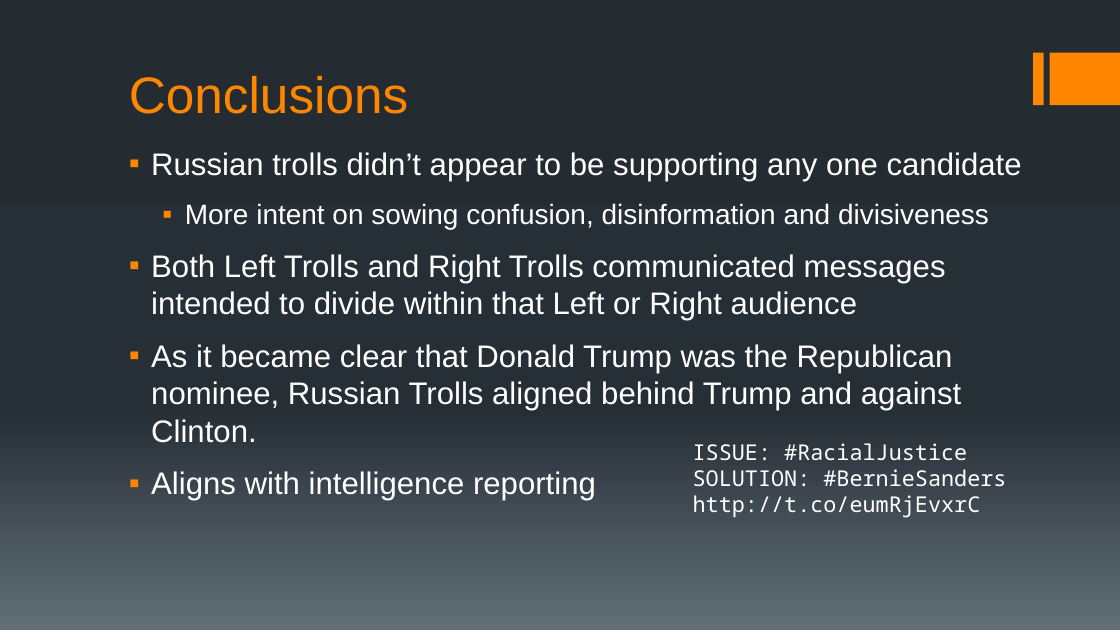
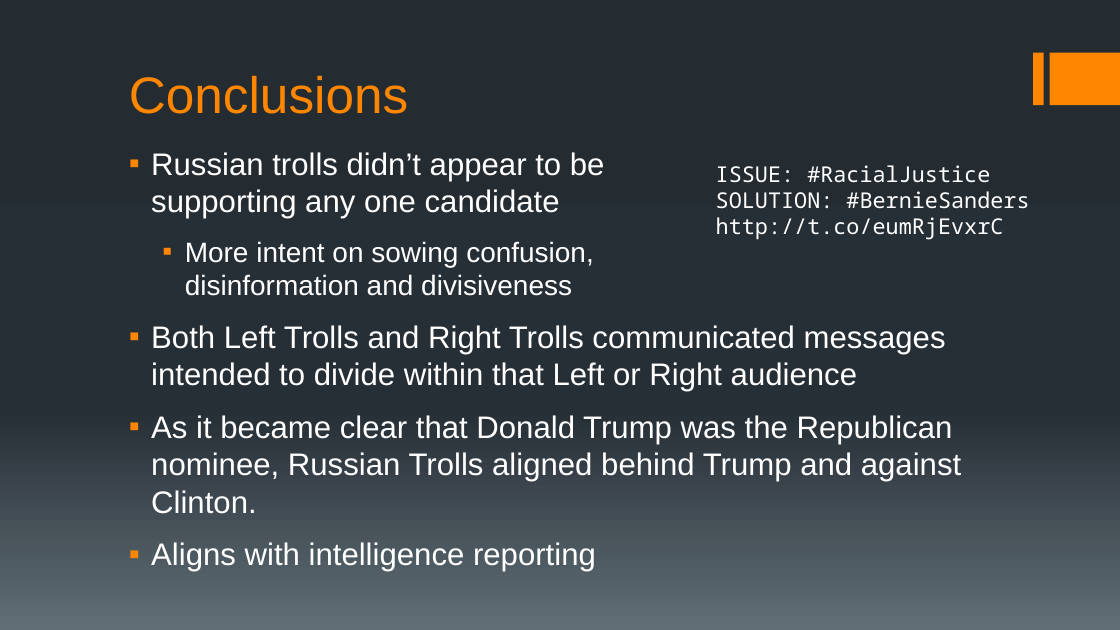
Before and after one commit to chudzikr/Capstone2, a slide deck: slide 19 of reports/Capstone2_Final_Report_Pres.pptx (slide 17 before the commit). Drawn at 1120x630 pixels with LibreOffice and Linux fonts; fonts in the diff are those of the drawing. Boxes give left, top, right and bottom in pixels: in the first picture for what was removed or moved away, otherwise in the second. Text is boxed around its words. In the diff, an @@ line names an element or a change of style, - is before the commit and + after.

```diff
--- a/reports/Capstone2_Final_Report_Pres.pptx
+++ b/reports/Capstone2_Final_Report_Pres.pptx
@@ text "Russian trolls didn’t appear to ..." rewrapped from (x1=151, y1=152, x2=1022, y2=501) to (x1=151, y1=152, x2=961, y2=565) @@
@@ text "ISSUE: #RacialJustice SOLUTION: #BernieSanders http://t.co/e ..." moved from (x1=693, y1=443, x2=1006, y2=518) to (x1=716, y1=165, x2=1029, y2=240) @@
```
Also in this commit, not shown: 1 other slide changed, 2 slides added.
